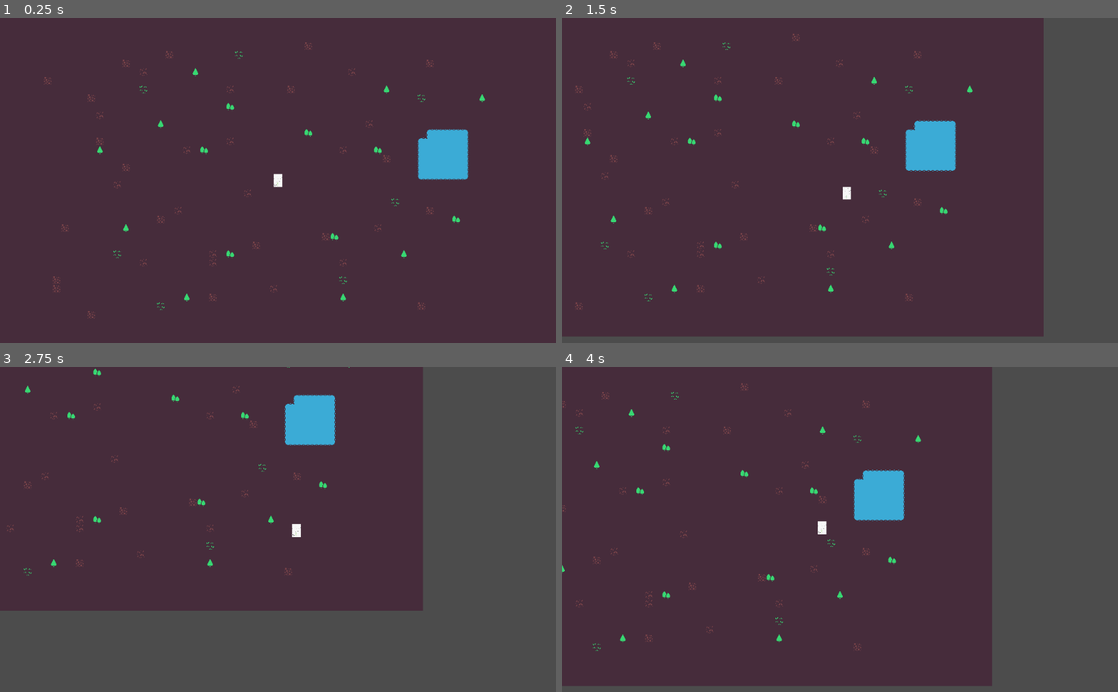
Above: before the commit, frames 1-4 (two rows, left to right).
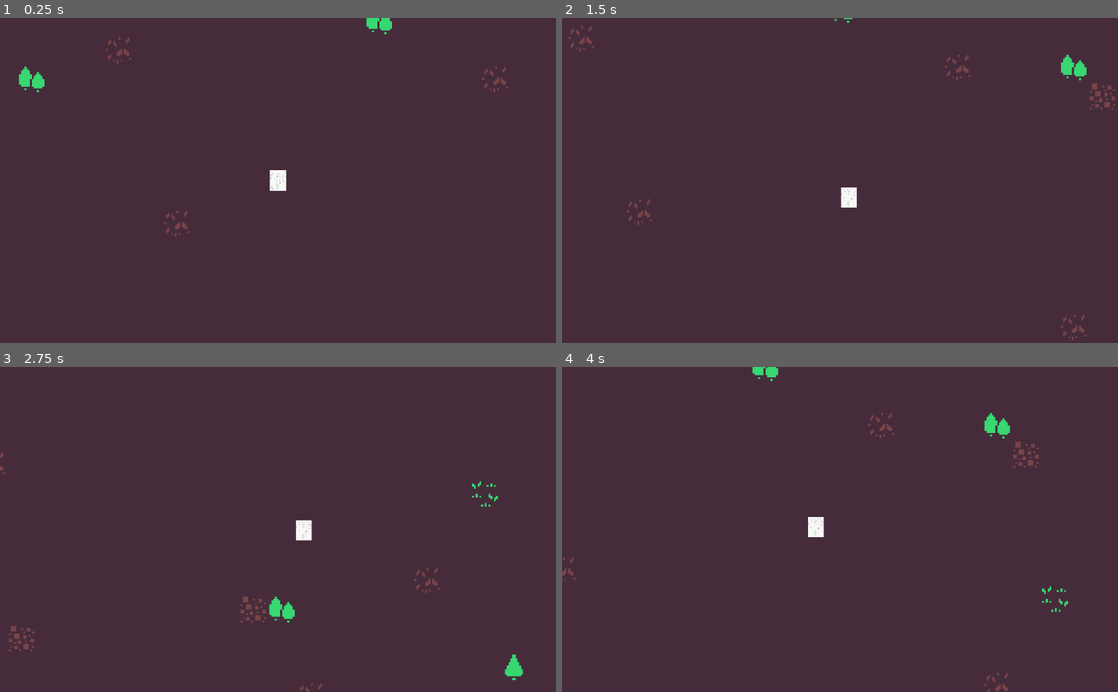
Above: after the commit, the same moments.

Repository: dsg-jam/LD46
Game: Godot game, scene res://scenes/test.tscn
Two runs of this game, one before a commit and one after it. Both use one fixed random seed, a clock stepped at 60 frames per second and the inputs below.
Inputs:
- Up to frame 1 (0.25 s): no input
- Up to frame 2 (1.5 s): tap Enter at 0.5 s; hold Right (player_right) 0.53-1.28 s; hold Down (player_down) from 1.28 s (still down)
- Up to frame 3 (2.75 s): release Down (player_down) at 2.03 s; hold Right (player_right) from 2.03 s (still down)
- Up to frame 4 (4 s): release Right (player_right) at 2.78 s; hold Up (player_up) 2.78-3.53 s; hold Left (player_left) from 3.53 s (still down)

The runs differ from the first frame. In frame 1, 2.7% of the frame differs, in the area x 3-92%, y 0-93%; in frame 2, 17%; in frame 3, 45%, in the area x 0-100%, y 0-100%; in frame 4, 26%.

Commit message:
update player

Diff:
--- a/assets/tilemaps/colored.tres
+++ b/assets/tilemaps/colored.tres
@@ -23,28 +23,28 @@
 [sub_resource type="ConvexPolygonShape2D" id=7]
 points = PoolVector2Array( 16, 16, 0, 16, 0, 0, 16, 0 )
 
-[sub_resource type="ConvexPolygonShape2D" id=12]
+[sub_resource type="ConvexPolygonShape2D" id=8]
 points = PoolVector2Array( 16, 16, 0, 16, 0, 0, 16, 0 )
 
+[sub_resource type="ConvexPolygonShape2D" id=9]
+points = PoolVector2Array( 16, 16, 0, 16, 0, 0, 16, 0 )
+
+[sub_resource type="ConvexPolygonShape2D" id=10]
+points = PoolVector2Array( 16, 16, 0, 16, 0, 0, 16, 0 )
+
+[sub_resource type="ConvexPolygonShape2D" id=11]
+points = PoolVector2Array( 16, 16, 0, 16, 0, 0, 16, 0 )
+
+[sub_resource type="ConvexPolygonShape2D" id=12]
+points = PoolVector2Array( 0, 0, 16, 0, 16, 16, 0, 16 )
+
 [sub_resource type="ConvexPolygonShape2D" id=13]
-points = PoolVector2Array( 16, 16, 0, 16, 0, 0, 16, 0 )
+points = PoolVector2Array( 0, 0, 16, 0, 16, 16, 0, 16 )
 
 [sub_resource type="ConvexPolygonShape2D" id=14]
 points = PoolVector2Array( 16, 16, 0, 16, 0, 0, 16, 0 )
 
 [sub_resource type="ConvexPolygonShape2D" id=15]
-points = PoolVector2Array( 16, 16, 0, 16, 0, 0, 16, 0 )
-
-[sub_resource type="ConvexPolygonShape2D" id=8]
-points = PoolVector2Array( 0, 0, 16, 0, 16, 16, 0, 16 )
-
-[sub_resource type="ConvexPolygonShape2D" id=9]
-points = PoolVector2Array( 0, 0, 16, 0, 16, 16, 0, 16 )
-
-[sub_resource type="ConvexPolygonShape2D" id=10]
-points = PoolVector2Array( 16, 16, 0, 16, 0, 0, 16, 0 )
-
-[sub_resource type="ConvexPolygonShape2D" id=11]
 points = PoolVector2Array( 16, 16, 0, 16, 0, 0, 16, 0 )
 
 [resource]
--- a/scenes/test.tscn
+++ b/scenes/test.tscn
@@ -5,8 +5,8 @@
 [ext_resource path="res://assets/tilemaps/colored.tres" type="TileSet" id=3]
 
 [sub_resource type="CapsuleShape2D" id=1]
-radius = 8.0
-height = 8.0
+radius = 2.0
+height = 5.0
 
 [node name="Node2D" type="Node2D"]
 
@@ -22,12 +22,15 @@
 script = ExtResource( 1 )
 
 [node name="Sprite" type="Sprite" parent="Player"]
-scale = Vector2( 0.0124089, 0.0524763 )
+scale = Vector2( 0.007, 0.025 )
 texture = ExtResource( 2 )
 
 [node name="CollisionShape2D" type="CollisionShape2D" parent="Player"]
+position = Vector2( 0, 3.565 )
+rotation = 1.5708
 shape = SubResource( 1 )
 
 [node name="Camera2D" type="Camera2D" parent="Player"]
 current = true
+zoom = Vector2( 0.3, 0.3 )
 smoothing_enabled = true
--- a/scripts/PlayerMovement.gd
+++ b/scripts/PlayerMovement.gd
@@ -1,6 +1,6 @@
 extends KinematicBody2D
 
-export (int) var speed = 200
+export (int) var speed = 80
 
 var velocity = Vector2()
 
Not shown: 2 places in assets/tilemaps/colored.tres that only renumber resources
